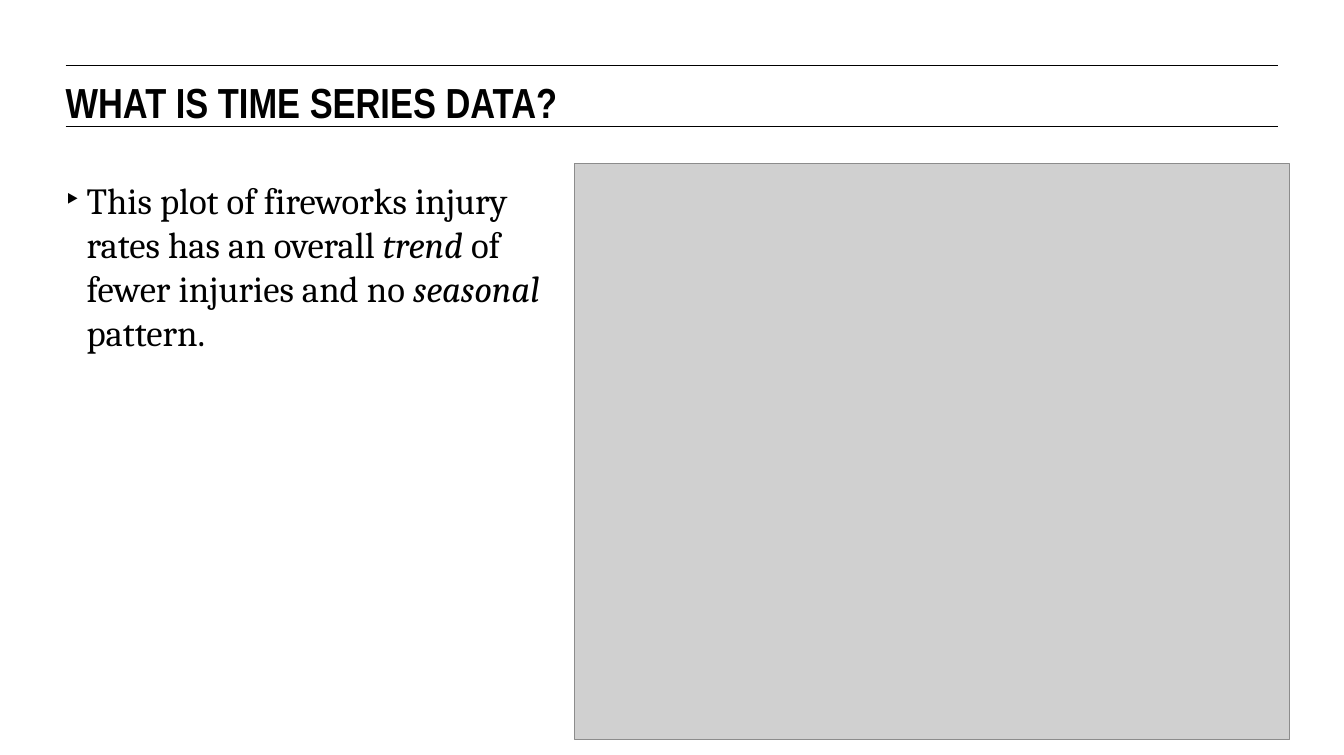
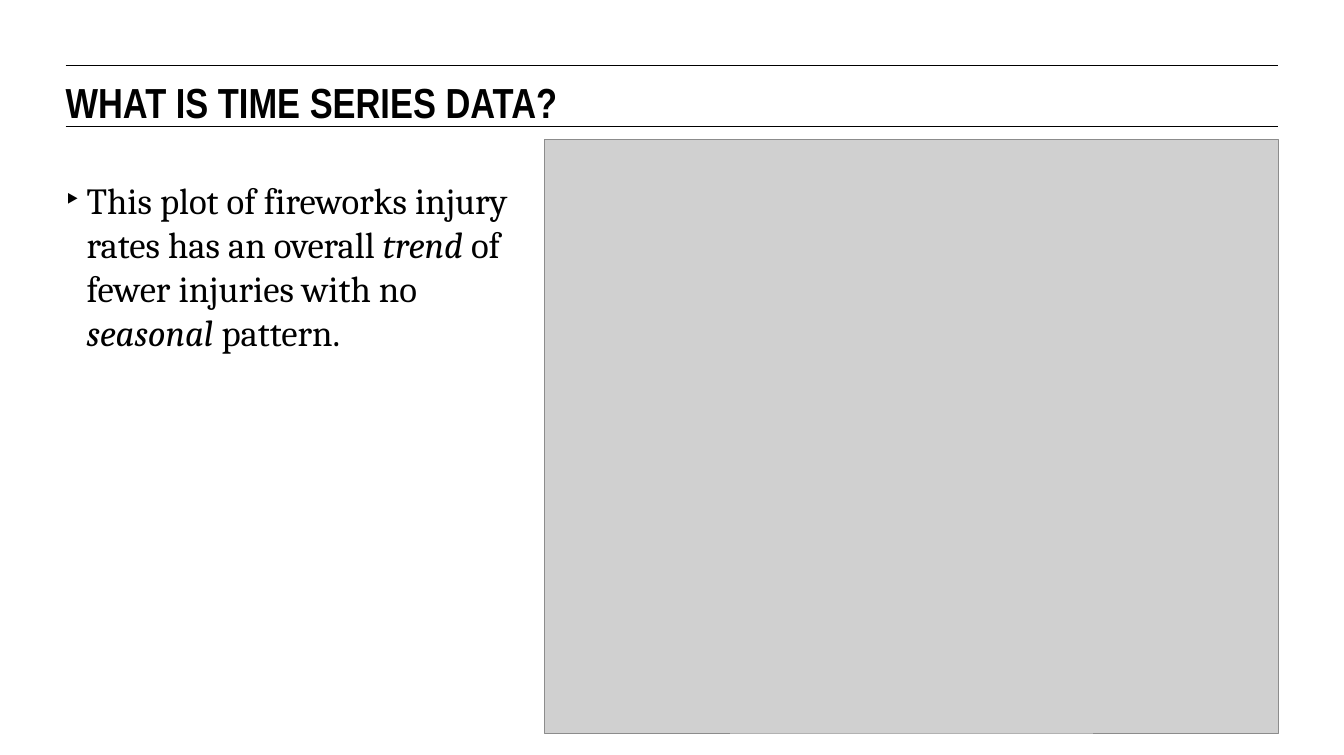
Before and after one commit to eflautt/ga-data-science, a slide deck: slide 17 of lessons/lesson-15/15-time-series-analysis.pptx. Drawn at 1344x755 pixels with LibreOffice and Linux fonts; fonts in the diff are those of the drawing; grey boxes stand for pictures. Boxes give left, top, right and bottom in pixels: in the first picture for what was removed or moved away, otherwise in the second. Text is boxed around its words. In the diff, an @@ line names an element or a change of style, - is before the commit and + after.

```diff
--- a/lessons/lesson-15/15-time-series-analysis.pptx
+++ b/lessons/lesson-15/15-time-series-analysis.pptx
@@ picture resized from (x1=575, y1=164, x2=1289, y2=739) to (x1=544, y1=140, x2=1278, y2=733) @@
@@ text at (x1=87, y1=188, x2=507, y2=354): text changed @@
-‣ This plot of fireworks injury rates has an overall trend of fewer injuries and no seasonal pattern.
+‣ This plot of fireworks injury rates has an overall trend of fewer injuries with no seasonal pattern.
```
Also in this commit, not shown: 24 other slides changed, 1 slide added.
